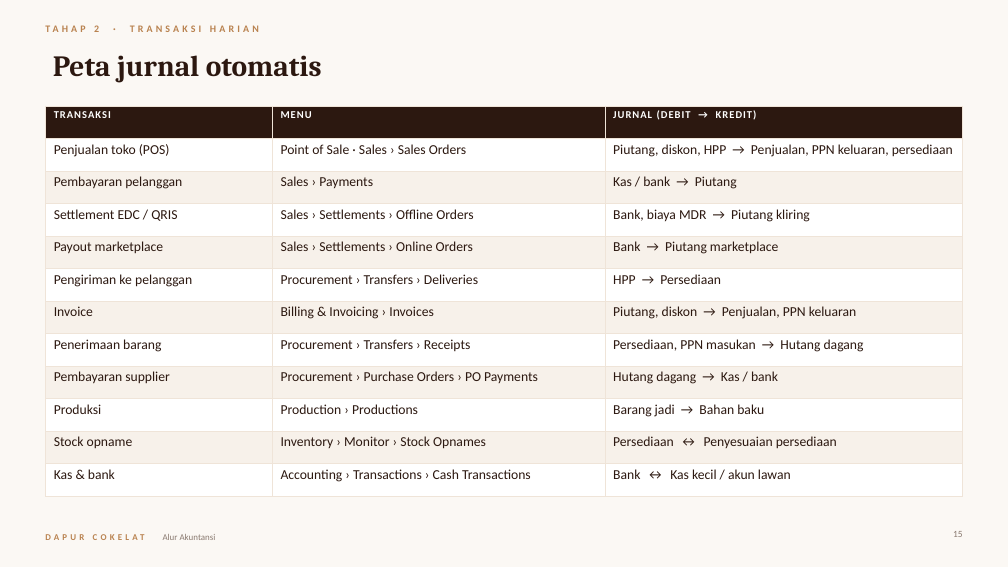
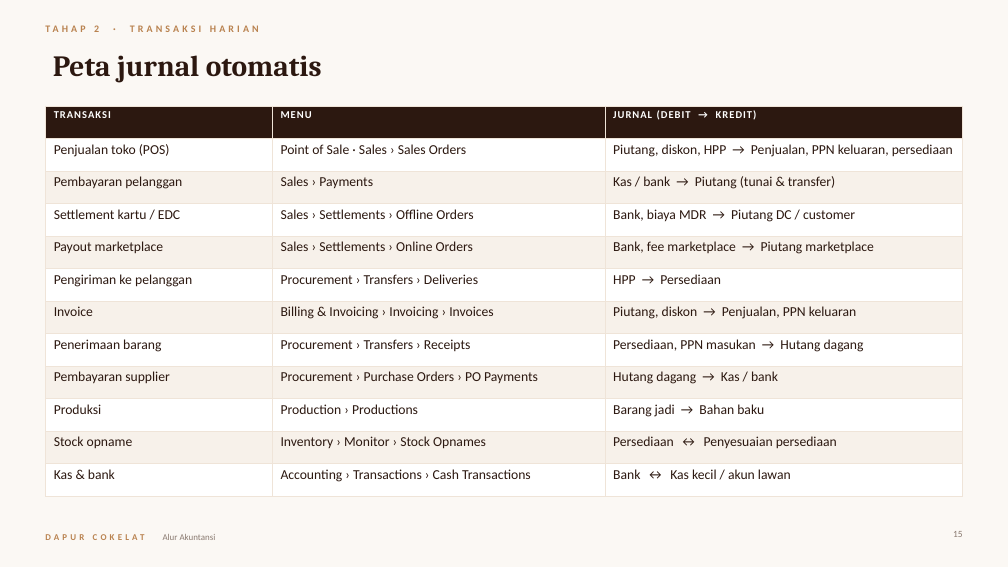
Before and after one commit to poedihippo/restopia-web, a slide deck: slide 15 of docs/Alur-Akuntansi-Dapur-Cokelat.pptx. Drawn at 1008x567 pixels with LibreOffice and Linux fonts; fonts in the diff are those of the drawing. Boxes give left, top, right and bottom in pixels: in the first picture for what was removed or moved away, otherwise in the second. Text is boxed around its words. In the diff, an @@ line names an element or a change of style, - is before the commit and + after.

```diff
--- a/docs/Alur-Akuntansi-Dapur-Cokelat.pptx
+++ b/docs/Alur-Akuntansi-Dapur-Cokelat.pptx
@@ table at bbox=[45, 106, 963, 486] @@
-row 3, column 3: Kas / bank → Piutang
+row 3, column 3: Kas / bank → Piutang (tunai & transfer)
-row 4, column 1: Settlement EDC / QRIS
+row 4, column 1: Settlement kartu / EDC
-row 4, column 3: Bank, biaya MDR → Piutang kliring
+row 4, column 3: Bank, biaya MDR → Piutang DC / customer
-row 5, column 3: Bank → Piutang marketplace
+row 5, column 3: Bank, fee marketplace → Piutang marketplace
-row 7, column 2: Billing & Invoicing › Invoices
+row 7, column 2: Billing & Invoicing › Invoicing › Invoices
@@ borders changed @@
```
Also in this commit, not shown: 24 other slides changed, 1 other file.
